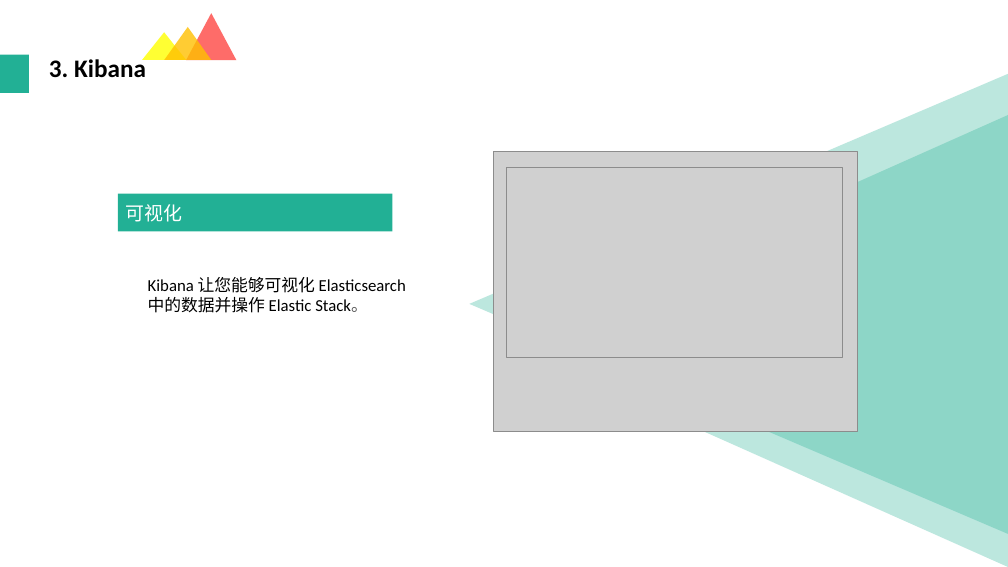
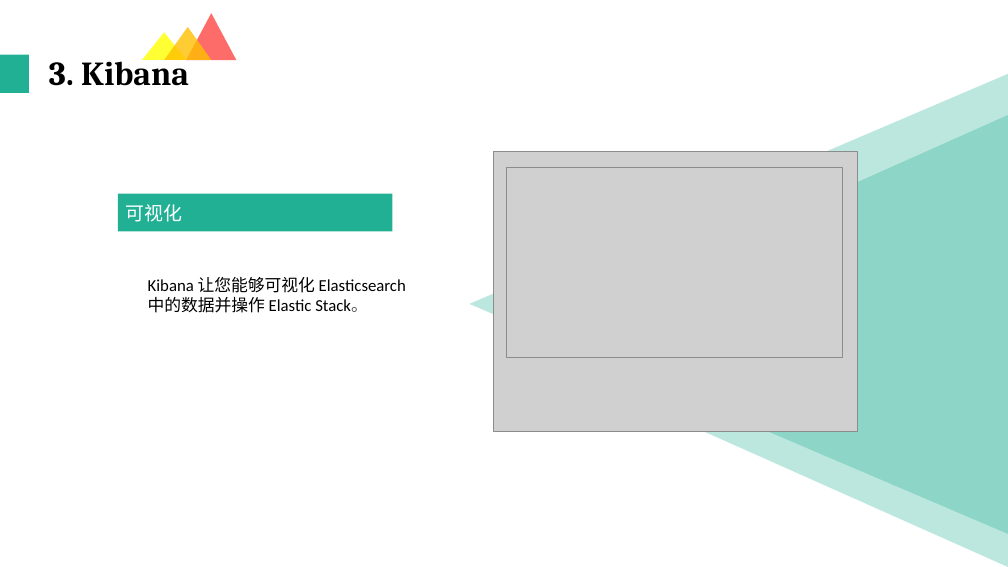
Before and after one commit to 1991lin/Documents, a slide deck: slide 13 of ELK.pptx. Drawn at 1008x567 pixels with LibreOffice and Linux fonts; fonts in the diff are those of the drawing; grey boxes stand for pictures. Boxes give left, top, right and bottom in pixels: in the first picture for what was removed or moved away, otherwise in the second. Text is boxed around its words. In the diff, an @@ line names an element or a change of style, - is before the commit and + after.

```diff
--- a/ELK.pptx
+++ b/ELK.pptx
@@ title "3. Kibana" at [49, 54, 189, 86]: size 24 to 32 pt, font Calibri to Cambria @@
```
Also in this commit, not shown: 16 other slides changed.
